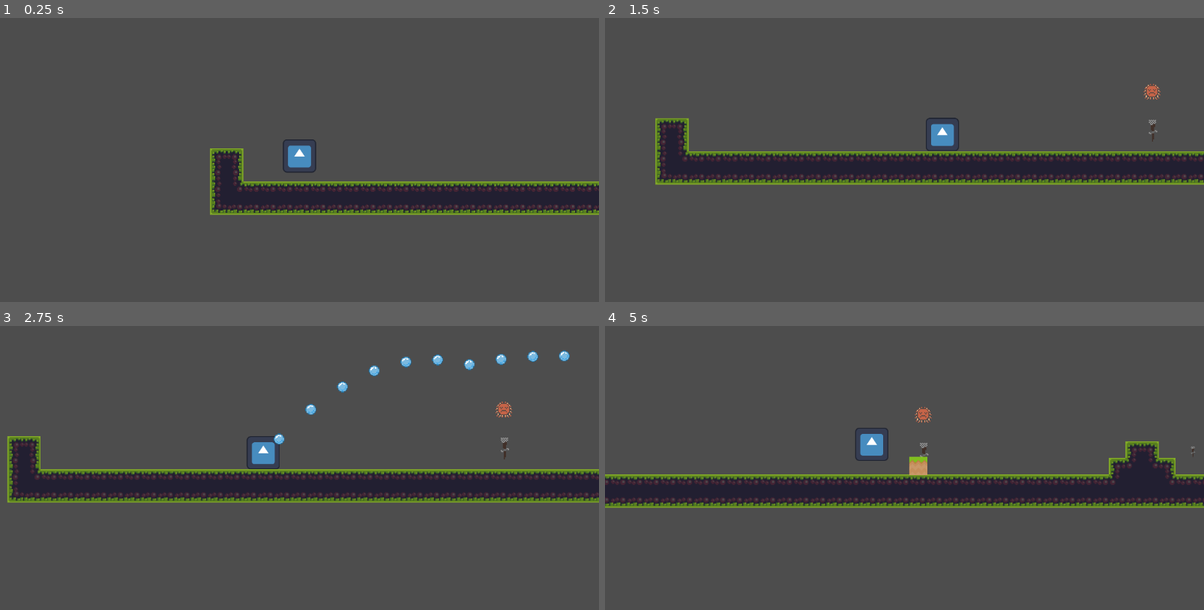
Above: before the commit, frames 1-4 (two rows, left to right).
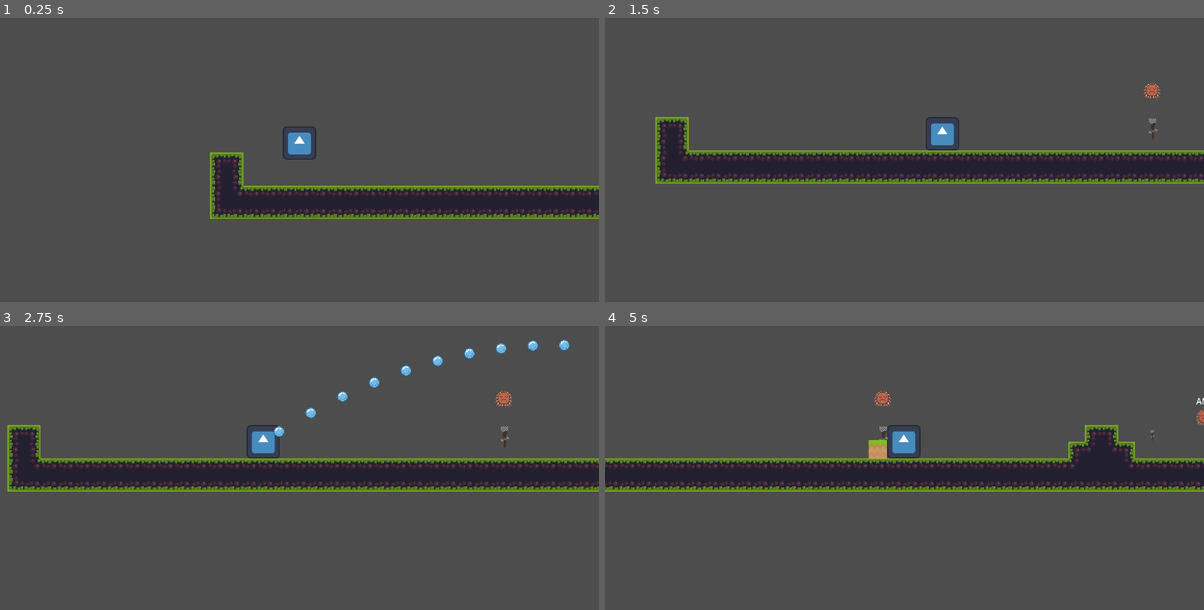
Above: after the commit, the same moments.

Repository: hanseei/superwizquest
Game: Godot game, scene res://Assets/Nodes/Scenes/TestStage.tscn
Same seed, same stepped clock (60 frames per second), same inputs: the game is played once before the commit and once after it. The engine's default icon, where the game draws it, is replaced by a stand-in: a white triangle on a blue panel in a dark square.
Inputs:
- Up to frame 1 (0.25 s): no input
- Up to frame 2 (1.5 s): hold W (move_up) 0.53-1.28 s; hold D (move_right) from 0.53 s (still down); tap Shift (shift) at 1.35 s
- Up to frame 3 (2.75 s): tap W (move_up) at 1.52, 1.55, 1.82, 2.3 s; release D (move_right) at 2.03 s; hold A (move_left) from 2.03 s (still down); hold Space (space) from 2.03 s (still down)
- Up to frame 4 (5 s): release A (move_left) at 2.78 s; release Space (space) at 2.78 s; hold D (move_right) 2.78-4.28 s; tap W (move_up) at 2.85, 3.02, 3.32, 3.77, 3.8, 4.07, 4.52, 4.55, 4.82 s; hold Shift (shift) 3.53-4.28 s; hold A (move_left) from 4.28 s (still down); tap Space (space) at 4.35 s

The runs differ from the first frame. In frame 1, 5.8% of the frame differs, in the area x 35-100%, y 38-71%; in frame 2, 2.3%; in frame 3, 14%; in frame 4, 17%, in the area x 0-100%, y 22-65%.

Commit message:
wind now works every way on player. tweaking is needed

Diff:
--- a/Assets/Nodes/Actors/Player/Scripts/player.gd
+++ b/Assets/Nodes/Actors/Player/Scripts/player.gd
@@ -1,12 +1,14 @@
 extends CharacterBody2D
 
-const Gravity = 2000
+const Gravity = 4000
 
 @export var speed = 400 # How fast the player will move (pixels/sec).
-@export var jump_velocity = -400
 @export var spawn_point_node: NodePath
 
+var jump_velocity = 0
 var wind_speed = 0
+var wind_active = false
+
 
 var spawn_point := Vector2.ZERO
 
@@ -31,17 +33,20 @@
 
 func _physics_process(delta: float):
 
-	if not is_on_floor():
-		velocity.y += Gravity * delta
-
 	var direction = Input.get_axis("move_left", "move_right")
 	velocity.x = direction * speed + wind_speed
 
+	if !is_on_floor():
+
+		velocity.y = 2* Gravity * delta
+
+
+	if jump_velocity != 0:
+		velocity.y = jump_velocity * delta
+
+
 	if direction != 0:
 		facing_left = direction < 0
-
-	if Input.is_action_just_pressed("move_up") and is_on_floor():
-		velocity.y = jump_velocity
 
 	move_and_slide()
 
@@ -129,17 +134,25 @@
 	if down_key:
 		direction = Vector2.DOWN
 
-	print(direction)
+	if wind_active == false:
 
-	var wind_instance = wind.instantiate()
-	get_tree().current_scene.add_child(wind_instance)
+		wind_active = true
+		var wind_instance = wind.instantiate()
+		get_tree().current_scene.add_child(wind_instance)
 
-	wind_instance.connect("wind_updated", self._on_wind_updated)
+		wind_instance.connect("wind_updated", self._on_wind_updated)
 
-	wind_instance.activate_wind(direction)
+		wind_instance.activate_wind(direction)
 
-func _on_wind_updated(speed):
+		await get_tree().create_timer(5.0).timeout
+
+		wind_active = false
+
+func _on_wind_updated(speed, up_speed):
 	wind_speed = speed
+	jump_velocity = up_speed
+
+	print(velocity.y)
 
 	if speed == 0:
 		# Assume wind has finished — remove it
--- a/Assets/Nodes/Actors/Player/Scripts/wind.gd
+++ b/Assets/Nodes/Actors/Player/Scripts/wind.gd
@@ -1,49 +1,56 @@
 extends Node
 
-signal wind_updated(speed)
+signal wind_updated(speed, up_speed)
 
 var wind_speed := 0.0
+var jump_velocity := 0.0
 var active := false
 
 func activate_wind(direction):
 
+	if active == false:
 
-	if active == false:
+		active = true
 
 		print("wind active")
 
 		if direction.normalized() == Vector2.RIGHT:
 
 			wind_speed = 200.0
-			emit_signal("wind_updated", wind_speed)
-			await get_tree().create_timer(5.0).timeout
-			deactivate_wind()
+			jump_velocity = 0
+			emit_signal("wind_updated", wind_speed, jump_velocity)
+
 
 		if direction.normalized() ==  Vector2.LEFT:
 
 			wind_speed = -200.0
-			emit_signal("wind_updated", wind_speed)
-			await get_tree().create_timer(5.0).timeout
-			deactivate_wind()
+			jump_velocity = 0
+			emit_signal("wind_updated", wind_speed, jump_velocity)
+
 
 		if direction.normalized() ==  Vector2.DOWN:
 
 			wind_speed = 0
-			emit_signal("wind_updated", wind_speed)
-			await get_tree().create_timer(5.0).timeout
-			deactivate_wind()
+			jump_velocity = 16000
+			emit_signal("wind_updated", wind_speed, jump_velocity)
+
 
 		if direction.normalized() ==  Vector2.UP:
 
 			wind_speed = 0
-			emit_signal("wind_updated", wind_speed)
-			await get_tree().create_timer(5.0).timeout
-			deactivate_wind()
+			jump_velocity = -2000
+			emit_signal("wind_updated", wind_speed, jump_velocity)
 
 
-		active = true
+		print(wind_speed, jump_velocity)
+
+		await get_tree().create_timer(5.0).timeout
+		deactivate_wind()
 
 func deactivate_wind():
 	active = false
 	wind_speed = 0.0
-	emit_signal("wind_updated", wind_speed)
+	jump_velocity = 0.0
+	emit_signal("wind_updated", wind_speed, jump_velocity)
+
+	print("wind stops")
